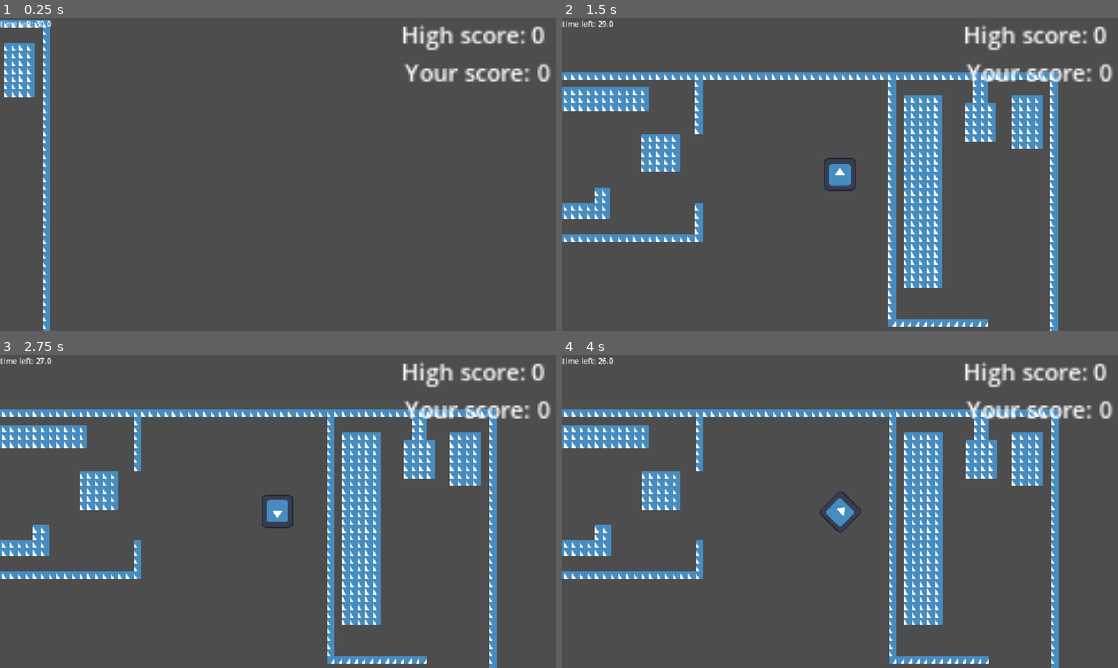
Above: before the commit, frames 1-4 (two rows, left to right).
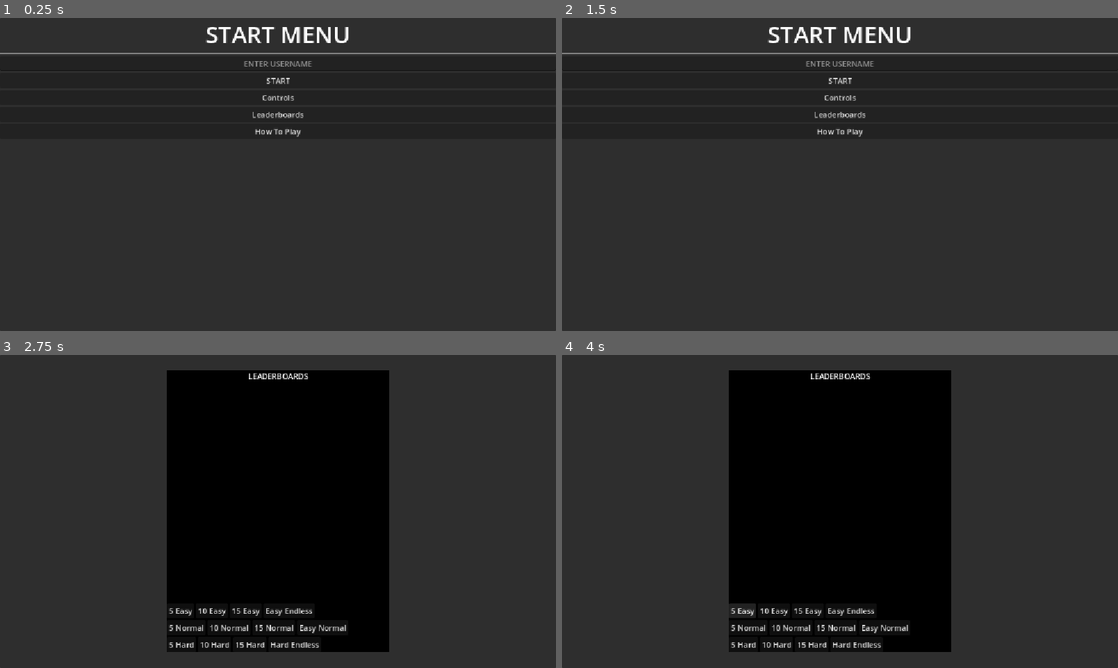
Above: after the commit, the same moments.

Repository: thomasM-Wexp/heat-engineer-game
Game: Godot game, scene res://start_menu.tscn
The game is run twice, just before and just after one commit, with the same random seed, the same clock (stepped at 60 frames per second) and the same inputs. Before the commit the project starts from res://main.tscn. The engine's default icon, where the game draws it, is replaced by a stand-in: a white triangle on a blue panel in a dark square.
Inputs (mouse positions are in pixels of both pictures, inside the frame that each line leads up to):
- Up to frame 1 (0.25 s): no input
- Up to frame 2 (1.5 s): click (840, 96) at 0.5 s, where only the run after the commit has a clickable "Controls"; click (840, 324) at 1.25 s, where only the run after the commit has a clickable "GO BACK"
- Up to frame 3 (2.75 s): click (278, 452) at 2 s, where only the run after the commit has a clickable "Leaderboards"
- Up to frame 4 (4 s): click (739, 611) at 2.75 s, where only the run after the commit has a clickable "5 Easy"; click (739, 611) at 3.5 s, where only the run after the commit has a clickable "5 Easy"

The runs differ from the first frame. In frame 1, 100% of the frame differs, in the area x 0-100%, y 0-100%; in frame 2, 100%; in frame 3, 100%; in frame 4, 100%.

Commit message:
Add files via upload

Diff:
--- /dev/null
+++ b/controls.gd
@@ -0,0 +1,8 @@
+extends Label
+
+
+
+
+
+func _on_back_btn_pressed() -> void:
+	get_tree().change_scene_to_file("res://start_menu.tscn")
--- /dev/null
+++ b/controls_guide.tscn
@@ -0,0 +1,92 @@
+[gd_scene format=3 uid="uid://sbu2qam7ou53"]
+
+[ext_resource type="Script" uid="uid://d3pdvnwcidcnq" path="res://controls.gd" id="1_8gsdd"]
+
+[sub_resource type="LabelSettings" id="LabelSettings_kyjwx"]
+font_size = 48
+
+[node name="Control" type="Control" unique_id=1874417104]
+layout_mode = 3
+anchors_preset = 15
+anchor_right = 1.0
+anchor_bottom = 1.0
+grow_horizontal = 2
+grow_vertical = 2
+
+[node name="Panel" type="Panel" parent="." unique_id=806112990]
+layout_mode = 1
+anchors_preset = 15
+anchor_right = 1.0
+anchor_bottom = 1.0
+grow_horizontal = 2
+grow_vertical = 2
+
+[node name="VBoxContainer" type="VBoxContainer" parent="Panel" unique_id=659011503]
+layout_mode = 1
+anchors_preset = 15
+anchor_right = 1.0
+anchor_bottom = 1.0
+grow_horizontal = 2
+grow_vertical = 2
+size_flags_horizontal = 3
+
+[node name="Label" type="Label" parent="Panel/VBoxContainer" unique_id=1262442725]
+layout_mode = 2
+text = "Controlls"
+label_settings = SubResource("LabelSettings_kyjwx")
+horizontal_alignment = 1
+
+[node name="GridContainer" type="GridContainer" parent="Panel/VBoxContainer" unique_id=267387265]
+layout_mode = 2
+size_flags_vertical = 3
+columns = 2
+
+[node name="VBoxContainer" type="VBoxContainer" parent="Panel/VBoxContainer/GridContainer" unique_id=261781369]
+layout_mode = 2
+size_flags_horizontal = 3
+
+[node name="Label" type="Label" parent="Panel/VBoxContainer/GridContainer/VBoxContainer" unique_id=1572513362]
+layout_mode = 2
+text = "ACTION"
+
+[node name="Label2" type="Label" parent="Panel/VBoxContainer/GridContainer/VBoxContainer" unique_id=1276369192]
+layout_mode = 2
+text = "
+MOVE UP
+
+MOVE RIGHT
+
+MOVE DOWN
+
+MOVE LEFT
+
+PICK UP/INTERACT"
+
+[node name="VBoxContainer2" type="VBoxContainer" parent="Panel/VBoxContainer/GridContainer" unique_id=1662897828]
+layout_mode = 2
+size_flags_horizontal = 3
+
+[node name="Label" type="Label" parent="Panel/VBoxContainer/GridContainer/VBoxContainer2" unique_id=1609334025]
+layout_mode = 2
+text = "INPUT"
+script = ExtResource("1_8gsdd")
+
+[node name="Label2" type="Label" parent="Panel/VBoxContainer/GridContainer/VBoxContainer2" unique_id=39107867]
+layout_mode = 2
+text = "
+W
+
+D
+
+S
+
+A
+
+LEFT  CLICK
+"
+
+[node name="Button" type="Button" parent="Panel/VBoxContainer" unique_id=2014922061]
+layout_mode = 2
+text = "GO BACK"
+
+[connection signal="pressed" from="Panel/VBoxContainer/Button" to="Panel/VBoxContainer/GridContainer/VBoxContainer2/Label" method="_on_back_btn_pressed"]
--- a/gui.gd
+++ b/gui.gd
@@ -7,6 +7,7 @@
 
 func on_timeout() -> void:
 	Var.pause = true
+	get_tree().change_scene_to_file("res://start_menu.tscn")
 
 # Called every frame. 'delta' is the elapsed time since the previous frame.
 func _process(_delta) -> void:
--- a/heater.gd
+++ b/heater.gd
@@ -3,12 +3,13 @@
 
 func pick_up(new_parent: Node2D):
 	$heater_pickup/pickup_collision.disabled = true
-	$heater_collision.disabled = true
 	get_parent().remove_child(self)
 	new_parent.add_child(self)
 	position = Vector2.ZERO
 
 func drop(global_pos: Vector2, world_node: Node):
+	$heater_collision.disabled = true
 	get_parent().remove_child(self)
 	world_node.add_child(self)
 	global_position = global_pos
+	add_to_group("room_objects")
--- a/heater.tscn
+++ b/heater.tscn
@@ -8,6 +8,9 @@
 
 [sub_resource type="RectangleShape2D" id="RectangleShape2D_4c57u"]
 size = Vector2(93, 20)
+
+[sub_resource type="CircleShape2D" id="CircleShape2D_ahmpi"]
+radius = 159.28905
 
 [node name="heater" type="RigidBody2D" unique_id=587879860]
 rotation = 1.5707964
@@ -29,3 +32,8 @@
 [node name="heater_collision" type="CollisionShape2D" parent="." unique_id=2105056492]
 position = Vector2(0, -4.371139e-08)
 shape = SubResource("RectangleShape2D_4c57u")
+
+[node name="heater_aura" type="Area2D" parent="." unique_id=2090576421]
+
+[node name="aura" type="CollisionShape2D" parent="heater_aura" unique_id=1429334561]
+shape = SubResource("CircleShape2D_ahmpi")
--- /dev/null
+++ b/how_to_play.gd
@@ -0,0 +1,18 @@
+extends Control
+
+
+# Called when the node enters the scene tree for the first time.
+func _ready() -> void:
+	pass # Replace with function body.
+
+
+# Called every frame. 'delta' is the elapsed time since the previous frame.
+func _process(delta: float) -> void:
+	pass
+
+
+
+
+
+func _on_back_btn_pressed() -> void:
+	get_tree().change_scene_to_file("res://start_menu.tscn")
--- /dev/null
+++ b/how_to_play.tscn
@@ -0,0 +1,58 @@
+[gd_scene format=3 uid="uid://dqo0duda2ttb2"]
+
+[ext_resource type="Script" uid="uid://bbitvndp0crsq" path="res://how_to_play.gd" id="1_1ad62"]
+
+[sub_resource type="LabelSettings" id="LabelSettings_vdjym"]
+font_size = 48
+
+[node name="Control" type="Control" unique_id=1746128627]
+layout_mode = 3
+anchors_preset = 15
+anchor_right = 1.0
+anchor_bottom = 1.0
+grow_horizontal = 2
+grow_vertical = 2
+script = ExtResource("1_1ad62")
+
+[node name="Panel" type="Panel" parent="." unique_id=340248779]
+layout_mode = 1
+anchors_preset = 15
+anchor_right = 1.0
+anchor_bottom = 1.0
+grow_horizontal = 2
+grow_vertical = 2
+
+[node name="VBoxContainer" type="VBoxContainer" parent="Panel" unique_id=1992492844]
+layout_mode = 1
+anchors_preset = 15
+anchor_right = 1.0
+anchor_bottom = 1.0
+grow_horizontal = 2
+grow_vertical = 2
+
+[node name="Label" type="Label" parent="Panel/VBoxContainer" unique_id=741140836]
+layout_mode = 2
+text = "How To Play"
+label_settings = SubResource("LabelSettings_vdjym")
+horizontal_alignment = 1
+
+[node name="HSeparator" type="HSeparator" parent="Panel/VBoxContainer" unique_id=484042465]
+layout_mode = 2
+
+[node name="Label2" type="Label" parent="Panel/VBoxContainer" unique_id=547723482]
+layout_mode = 2
+size_flags_vertical = 3
+text = "Objective of the Game
+
+placeholder
+placeholder
+placeholder
+placeholder
+placeholder"
+
+[node name="Button" type="Button" parent="Panel/VBoxContainer" unique_id=1485329323]
+layout_mode = 2
+text = "GO BACK"
+
+[connection signal="pressed" from="Panel/VBoxContainer/Button" to="." method="_on_back_btn_pressed"]
+[connection signal="pressed" from="Panel/VBoxContainer/Button" to="." method="_on_start_menu_pressed"]
--- a/main.gd
+++ b/main.gd
@@ -1,10 +1,11 @@
 extends Node2D
 
 signal new_level
+#wednesday goals:
+#ask about visuals
+#work on adding in dog obstacle
 
 #thursday goals:
-#!!FIX BUG WHERE OBSTACLES ARE NOT REMOVED AFTER ROOM SWITCH!!
-#add in updated speed system(update on any change, use active speed, change base speed for obstacles
 #add in heater aura's
 #add in more maps
 #add in difficulty scaling and difficulty ranking
@@ -19,7 +20,57 @@
 	if Var.new_level == true:
 		new_room()
 
+func get_overlap_area() -> float:
+	var rect = []
+	var global_rects = []
+	var intersections = []
+	var intersection = 0
+	var total_intersection = 0
+	var total_area = 0
+	for i in range(get_tree().get_nodes_in_group('heaters').size()):
+		rect.append(get_tree().get_nodes_in_group('heaters')[i].get_node('heater_aura/aura').shape.get_rect())
+		global_rects.append(get_tree().get_nodes_in_group('heaters')[i].global_transform * rect[i])
+	for j in range(len(global_rects)):
+		total_area += global_rects[j].get_area()
+		for k in range(len(global_rects)):
+			if j > k:
+				intersection = global_rects[j].intersection(global_rects[k])
+				if intersection.position != Vector2(0,0):
+					intersections.append(intersection)
+
+	for i in range(len(intersections)):
+		total_intersection += intersections[i].get_area()
+	if total_area > 0 and total_intersection > 0:
+		var usable_area =(total_intersection / total_area) * 100
+		return usable_area
+	elif total_area > 0 and total_intersection <= 0:
+		var usable_area = 100
+		return usable_area
+	else:
+		var usable_area = 0.00
+		return usable_area
+func calc_points():
+	var area_penalty = get_overlap_area()
+	#get overlapping sum, make area with it
+	var price_penalty = Var.base_cost - Var.solar_discount
+	#get price deduction
+	var heat_used = 0
+	if get_tree().get_nodes_in_group('heaters').size() > 0:
+		heat_used = round(Var.heat_used * get_tree().get_nodes_in_group('heaters').size())
+	#get max heat to find total heat used
+
+	#get efficiency multiplier
+	if get_node('GUI/bob'):
+		var time_bonus = round(get_node('GUI/bob').time_left)
+		#get time, round to nearest 10 for calc
+		Var.points += round(((((heat_used / area_penalty) * 100) + (100 * time_bonus)) * Var.efficiency) * (price_penalty)/1000)
+		print(round(((((heat_used / area_penalty) * 100) + (100 * time_bonus)) * Var.efficiency) * (price_penalty)/1000)
+)
 func new_room() -> void:
+	calc_points()
+	for obj in get_tree().get_nodes_in_group("room_objects"):
+		obj.queue_free() #should clear everything in group when new rooms loads
+
 	$player.drop()
 	Var.pause = false
 	Var.new_level = false
@@ -31,13 +82,16 @@
 			var instance = $cat_obstacle.duplicate()
 			instance.position = Var.cats[i][1]
 			instance.rotation = Var.cats[i][2]
+			instance.add_to_group("room_objects")#add to group so it can be cleared
 			add_child(instance)
 			instance.show()
+
 
 	for i in range(len(Var.birds)):
 		if room == Var.birds[i][0]:
 			var instance = $bird_obstacle.duplicate()
 			instance.position = Var.birds[i][1]
+			instance.add_to_group("room_objects")#add to group so it can be cleared
 			add_child(instance)
 			instance.show()
 
@@ -51,8 +105,10 @@
 			add_child(path)
 			var instance = $pathfinding/dog_walk.duplicate()
 			instance.position = Var.dogs[i][1][0]
+			path.add_to_group("room_objects")#add to group so it can be cleared
 			path.add_child(instance)
 			instance.show()
+
 
 
 	$player.position = Var.spawns[room-1]
--- a/main.tscn
+++ b/main.tscn
@@ -12,6 +12,7 @@
 [ext_resource type="Script" uid="uid://faefpqs0ts27" path="res://bird_obstacle.gd" id="10_4c57u"]
 [ext_resource type="Script" uid="uid://b0lj0nxvwwg48" path="res://dog_walk.gd" id="12_dg77c"]
 [ext_resource type="PackedScene" uid="uid://cxidi2dxy2oes" path="res://heater.tscn" id="12_ycdy4"]
+[ext_resource type="PackedScene" uid="uid://b58t80ws2jqn8" path="res://start_menu.tscn" id="13_ycdy4"]
 
 [sub_resource type="RectangleShape2D" id="RectangleShape2D_0xm2m"]
 size = Vector2(63.5, 64.5)
@@ -58,7 +59,7 @@
 position_smoothing_enabled = true
 
 [node name="hands" type="Marker2D" parent="player" unique_id=1316127599]
-position = Vector2(58, 0)
+position = Vector2(34, 0)
 
 [node name="grabber" type="RayCast2D" parent="player" unique_id=541992876]
 target_position = Vector2(93, 0)
@@ -110,6 +111,7 @@
 text = "HIGH SCORE: 0
 POINTS: 0"
 horizontal_alignment = 1
+autowrap_mode = 2
 
 [node name="time" type="Label" parent="GUI" unique_id=1424657912]
 offset_right = 40.0
@@ -189,6 +191,9 @@
 
 [node name="heater" parent="." unique_id=587879860 instance=ExtResource("12_ycdy4")]
 
+[node name="Control" parent="." unique_id=1244024469 instance=ExtResource("13_ycdy4")]
+visible = false
+
 [connection signal="new_level" from="." to="GUI" method="_on_new_level"]
 [connection signal="body_entered" from="cat_obstacle/cats_eyes" to="cat_obstacle" method="_on_cat_entered"]
 [connection signal="body_entered" from="bird_obstacle/bird_domain" to="bird_obstacle" method="_on_domain_entered"]
--- a/player.gd
+++ b/player.gd
@@ -38,10 +38,11 @@
 
 func grab():
 	var collider = interact_ray.get_collider()
-	if collider and collider.has_method("pick_up"):
+	if collider and collider.has_method("pick_up") and get_tree().get_nodes_in_group('heaters').size() < round((Var.max_heat / Var.heat_used)):
 		Var.held_item = Var.heater.instantiate()
 		get_tree().root.add_child(Var.held_item)
 		Var.held_item.pick_up(hold_position)
+		Var.held_item.add_to_group("heaters")
 
 func drop():
 	if Var.held_item:
--- a/project.godot
+++ b/project.godot
@@ -11,7 +11,7 @@
 [application]
 
 config/name="New Game Project"
-run/main_scene="uid://cqow47bch5ocs"
+run/main_scene="uid://b58t80ws2jqn8"
 config/features=PackedStringArray("4.6", "GL Compatibility")
 config/icon="res://icon.svg"
 
@@ -27,6 +27,7 @@
 [global_group]
 
 rooms="locations where the player must navigate and complete objectives in"
+heaters=""
 
 [input]
 
--- /dev/null
+++ b/start_menu.gd
@@ -0,0 +1,26 @@
+extends Control
+
+func _ready():
+	Input.set_mouse_mode(Input.MOUSE_MODE_VISIBLE)
+
+func _on_start_btn_pressed() -> void:
+	Var.username = $Panel/VBoxContainer/LineEdit.text
+	get_tree().change_scene_to_file("res://main.tscn")
+
+	if Var.username == "":
+		return
+
+	JavaScriptBridge.eval("localStorage.setItem('player_name', '%s')" % Var.username)
+	get_tree().change_scene_to_file("res://main.tscn")
+
+func _on_controls_btn_pressed() -> void:
+		get_tree().change_scene_to_file("res://controls_guide.tscn")
+
+
+
+func _on_leaderboards_btn_pressed() -> void:
+	get_tree().change_scene_to_file("res://leaderboard_skeleton.tscn")
+
+
+func _on_howtoplay_btn_pressed() -> void:
+	get_tree().change_scene_to_file("res://how_to_play.tscn")
--- /dev/null
+++ b/start_menu.tscn
@@ -0,0 +1,68 @@
+[gd_scene format=3 uid="uid://b58t80ws2jqn8"]
+
+[ext_resource type="Script" uid="uid://bkvj4c2etq1hw" path="res://start_menu.gd" id="1_jwbto"]
+
+[sub_resource type="LabelSettings" id="LabelSettings_ia0g5"]
+font_size = 48
+
+[node name="Control" type="Control" unique_id=1244024469]
+layout_mode = 3
+anchors_preset = 15
+anchor_right = 1.0
+anchor_bottom = 1.0
+grow_horizontal = 2
+grow_vertical = 2
+script = ExtResource("1_jwbto")
+
+[node name="Panel" type="Panel" parent="." unique_id=1165869708]
+layout_mode = 1
+anchors_preset = 15
+anchor_right = 1.0
+anchor_bottom = 1.0
+grow_horizontal = 2
+grow_vertical = 2
+
+[node name="VBoxContainer" type="VBoxContainer" parent="Panel" unique_id=528598687]
+layout_mode = 1
+anchors_preset = 15
+anchor_right = 1.0
+anchor_bottom = 1.0
+grow_horizontal = 2
+grow_vertical = 2
+
+[node name="Label" type="Label" parent="Panel/VBoxContainer" unique_id=1960102511]
+layout_mode = 2
+text = "START MENU"
+label_settings = SubResource("LabelSettings_ia0g5")
+horizontal_alignment = 1
+
+[node name="HSeparator" type="HSeparator" parent="Panel/VBoxContainer" unique_id=514260895]
+layout_mode = 2
+
+[node name="LineEdit" type="LineEdit" parent="Panel/VBoxContainer" unique_id=2146856317]
+layout_mode = 2
+size_flags_vertical = 0
+placeholder_text = "ENTER USERNAME"
+alignment = 1
+
+[node name="start_btn" type="Button" parent="Panel/VBoxContainer" unique_id=758410806]
+layout_mode = 2
+size_flags_vertical = 0
+text = "START"
+
+[node name="controls_btn" type="Button" parent="Panel/VBoxContainer" unique_id=365930823]
+layout_mode = 2
+text = "Controls"
+
+[node name="leaderboards_btn" type="Button" parent="Panel/VBoxContainer" unique_id=154488049]
+layout_mode = 2
+text = "Leaderboards"
+
+[node name="howtoplay_btn" type="Button" parent="Panel/VBoxContainer" unique_id=1778930023]
+layout_mode = 2
+text = "How To Play"
+
+[connection signal="pressed" from="Panel/VBoxContainer/start_btn" to="." method="_on_start_btn_pressed"]
+[connection signal="pressed" from="Panel/VBoxContainer/controls_btn" to="." method="_on_controls_btn_pressed"]
+[connection signal="pressed" from="Panel/VBoxContainer/leaderboards_btn" to="." method="_on_leaderboards_btn_pressed"]
+[connection signal="pressed" from="Panel/VBoxContainer/howtoplay_btn" to="." method="_on_howtoplay_btn_pressed"]
--- a/var.gd
+++ b/var.gd
@@ -12,6 +12,7 @@
 var birds = [[4,Vector2(-2600,1700)]]
 var dogs = [[1,[Vector2(-4200,-50),Vector2(-4200,300),Vector2(-4000,450),Vector2(-4000,-50),Vector2(-4200,-50)]]]#room, list of points to go to
 #for player
+var username = ''
 var SPEED = 700.0
 var active_SPEED = SPEED
 var dash = 1.5
@@ -26,3 +27,11 @@
 var catattack = Timer.new()
 var bird_hunt = false
 var player = 0
+
+#points
+var base_cost = 0.26
+var solar_discount = 0.00
+var efficiency = 300.00
+var efficiency_upgrades = [350,400,450,500]
+var max_heat = 1000
+var heat_used = 100
Not shown, added: controls.gd.uid
Not shown, added: how_to_play.gd.uid
Not shown, added: start_menu.gd.uid
